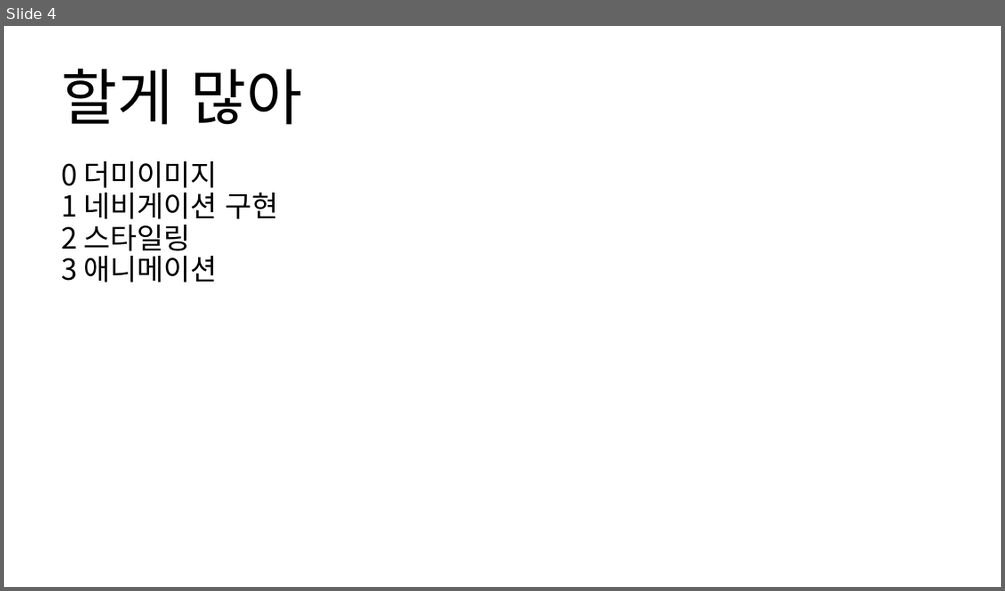
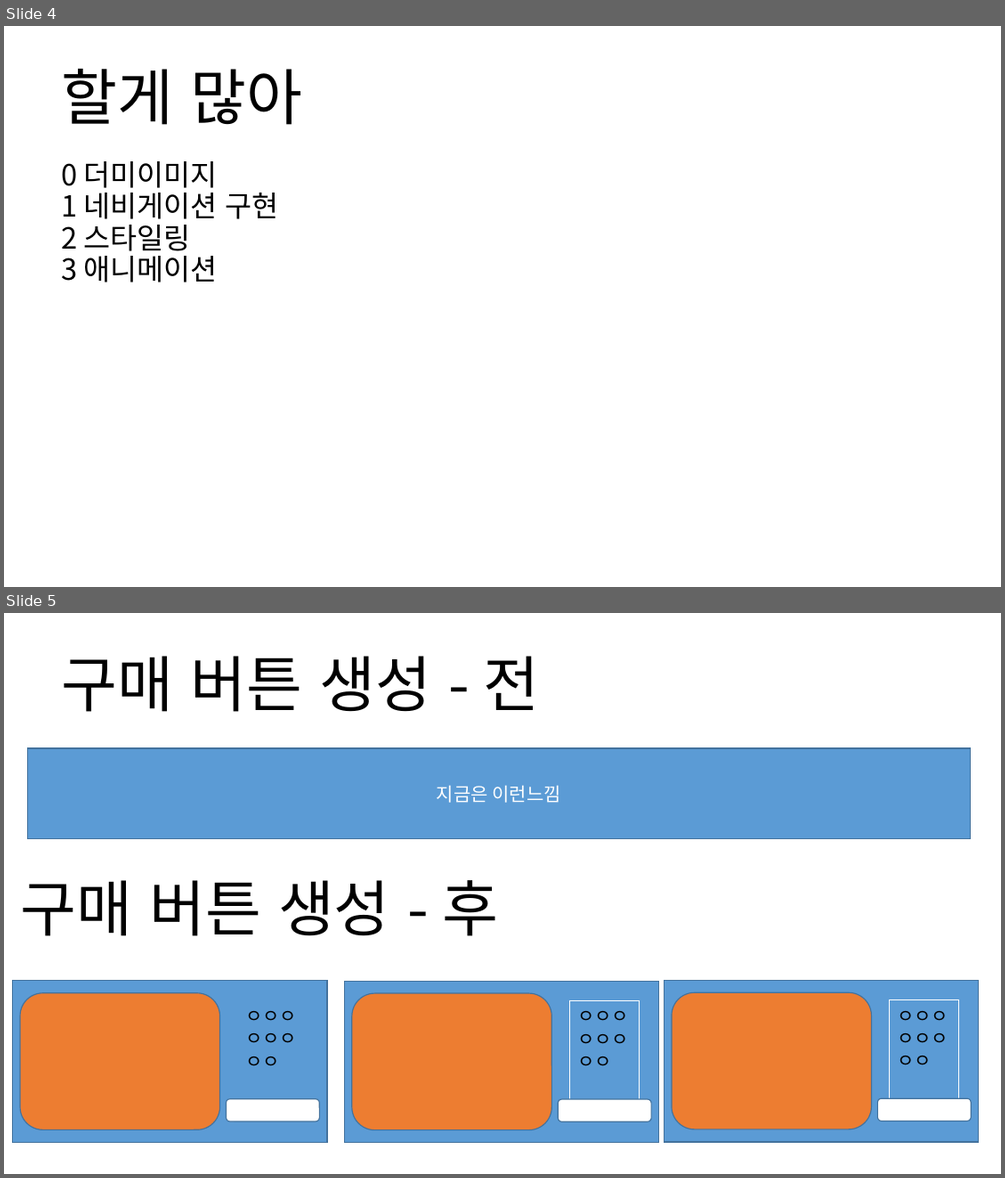
Before and after one commit to ingyeoking13/QRGenerateApp, a slide deck: PCcafe-food-order-App-client/제안서/readme.pptx. Shown one above the other, each under a label of ours: slide 4 before the commit, slides 4 and 5 after it. The pictures are 1005x591 and 1005x1178 pixels, drawn with LibreOffice and Linux fonts; fonts in the diff are those of the drawing. Boxes give left, top, right and bottom in pixels: in the first picture for what was removed or moved away, otherwise in the second. Text is boxed around its words. In the diff, an @@ line names an element or a change of style, - is before the commit and + after.

Commit message:
상품 구매 발생 -> 메인윈도우 -> 총 관리 컨트롤로 전달 및 유니폼 그리드 활용 하여 상품 구매 페이지 정렬

```diff
--- a/PCcafe-food-order-App-client/제안서/readme.pptx
+++ b/PCcafe-food-order-App-client/제안서/readme.pptx
@@ slide 5 added at bbox=[4, 613, 1001, 1174], background #FFFFFF @@
@@ title added at bbox=[61, 656, 540, 712], 58.6 pt, text #000000 @@
+구매 버튼 생성 - 전
@@ rectangle added at bbox=[28, 748, 971, 839], fill #5B9BD5, outline #43739E 1 pt, 18 pt, text #FFFFFF @@
+지금은 이런느낌
@@ title added at bbox=[20, 880, 499, 936], 58.6 pt, text #000000 @@
+구매 버튼 생성 - 후
@@ rectangle added at bbox=[13, 981, 328, 1143], fill #5B9BD5, outline #43739E 1 pt @@
@@ rectangle added at bbox=[344, 981, 659, 1143], fill #5B9BD5, outline #43739E 1 pt @@
@@ rectangle added at bbox=[664, 981, 979, 1142], fill #5B9BD5, outline #43739E 1 pt @@
@@ rounded rectangle added at bbox=[20, 993, 219, 1130], fill #ED7D31, outline #43739E 1 pt @@
@@ text added at bbox=[238, 1000, 307, 1098], 18 pt, text #000000 @@
+ㅇㅇㅇㅇㅇㅇㅇㅇ
@@ rounded rectangle added at bbox=[352, 993, 551, 1130], fill #ED7D31, outline #43739E 1 pt @@
@@ rectangle added at bbox=[570, 1001, 639, 1099], outline #FFFFFF 0 pt dashed, 18 pt, text #000000 @@
+ㅇㅇㅇㅇㅇㅇㅇㅇ
@@ rounded rectangle added at bbox=[672, 993, 872, 1130], fill #ED7D31, outline #43739E 1 pt @@
@@ rectangle added at bbox=[890, 1000, 958, 1098], outline #FFFFFF 0 pt dashed, 18 pt, text #000000 @@
+ㅇㅇㅇㅇㅇㅇㅇㅇ
@@ rounded rectangle added at bbox=[226, 1099, 320, 1121], fill #FFFFFF, outline #43739E 1 pt @@
@@ rounded rectangle added at bbox=[558, 1099, 652, 1121], fill #FFFFFF, outline #43739E 1 pt @@
@@ rounded rectangle added at bbox=[877, 1098, 971, 1121], fill #FFFFFF, outline #43739E 1 pt @@
```
Also in this commit, not shown: 37 other files.
